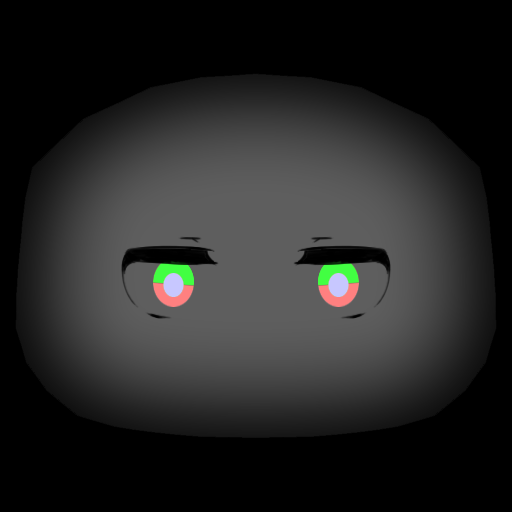
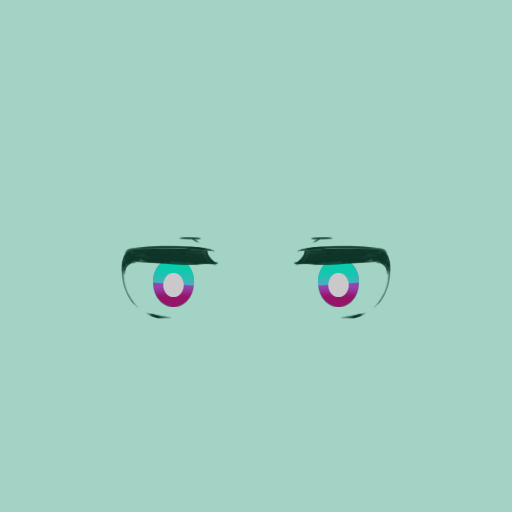
Comparing the layer stacks of the two 512px x 512px images. Changes:
hid group "Emiss" (14 layers) over [0, 0, 512, 512]
showed group "Normal" (17 layers) over [0, 0, 512, 512]
